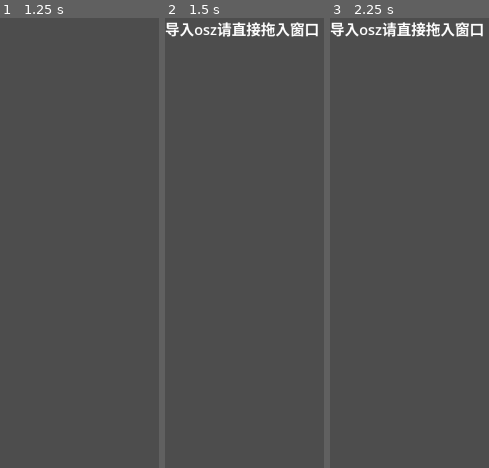
Above: before the commit, frames 1-3 (left to right).
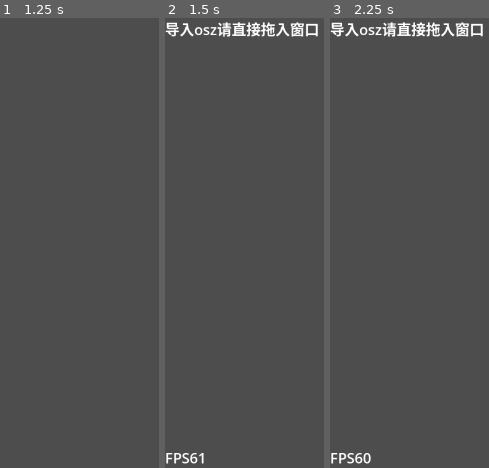
Above: after the commit, the same moments.

Repository: bai-caiye/godot-osu-mania
Game: Godot game, scene res://scenes/UI/test_menu.tscn
Same seed, same stepped clock (60 frames per second), same inputs: the game is played once before the commit and once after it. This scene is started directly instead of the project's main scene.
Inputs:
- Up to frame 1 (1.25 s): tap Enter at 0.5, 0.6 s
- Up to frame 2 (1.5 s): tap Space at 1.25 s; tap Enter at 1.35 s
- Up to frame 3 (2.25 s): tap Enter at 2, 2.1 s

Frame 1 is identical in both runs. In frame 2, 0.3% of the frame differs, in the area x 0-25%, y 96-100%; in frame 3, 0.4%, in the area x 0-26%, y 96-100%.

Commit message:
优化处理速度和音符移动

Diff:
--- a/project.godot
+++ b/project.godot
@@ -14,6 +14,7 @@
 config/tags=PackedStringArray("rhythm")
 run/main_scene="uid://c8pwgnjv1j53r"
 config/features=PackedStringArray("4.6", "Mobile")
+run/max_fps=120
 boot_splash/bg_color=Color(0, 0, 0, 1)
 boot_splash/show_image=false
 boot_splash/stretch_mode=0
@@ -23,6 +24,7 @@
 [audio]
 
 buses/default_bus_layout="uid://bh7rw85vwjy0g"
+driver/output_latency=10
 
 [autoload]
 
@@ -44,6 +46,7 @@
 window/size/window_width_override=1152
 window/size/window_height_override=648
 window/stretch/mode="viewport"
+window/vsync/vsync_mode=0
 
 [input_devices]
 
@@ -53,6 +56,7 @@
 [physics]
 
 2d/run_on_separate_thread=true
+common/enable_object_picking=false
 
 [rendering]
 
--- a/scenes/UI/test_menu.gd
+++ b/scenes/UI/test_menu.gd
@@ -1,5 +1,6 @@
 extends Control
 
+@export var fps: Label
 @export var v_box: VBoxContainer
 const BUTTON := preload("res://scenes/UI/texture_button.tscn")
 
@@ -13,6 +14,10 @@
 	visible = false
 	update_song_list()
 	SongLoader.osz_loaded.connect(update_song_list)   # 新增：监听外部更新信号
+
+func _physics_process(_delta: float) -> void:
+	fps.text = "FPS%s" % [int(Engine.get_frames_per_second())]
+
 
 func update_song_list() -> void:
 	var current_paths: Dictionary = {}   # 本次扫描到的路径集合
--- a/scenes/UI/test_menu.tscn
+++ b/scenes/UI/test_menu.tscn
@@ -2,7 +2,7 @@
 
 [ext_resource type="Script" uid="uid://b7rakq1sjx0r4" path="res://scenes/UI/test_menu.gd" id="1_3eeys"]
 
-[node name="TestMenu" type="Control" unique_id=179995671 node_paths=PackedStringArray("v_box")]
+[node name="TestMenu" type="Control" unique_id=179995671 node_paths=PackedStringArray("fps", "v_box")]
 process_mode = 3
 z_index = 10
 layout_mode = 3
@@ -13,6 +13,7 @@
 grow_vertical = 2
 mouse_filter = 1
 script = ExtResource("1_3eeys")
+fps = NodePath("FPS")
 v_box = NodePath("ScrollContainer/VBoxContainer")
 
 [node name="Label" type="Label" parent="." unique_id=164987225]
@@ -21,6 +22,18 @@
 offset_bottom = 23.0
 theme_override_font_sizes/font_size = 35
 text = "导入osz请直接拖入窗口"
+metadata/_edit_lock_ = true
+
+[node name="FPS" type="Label" parent="." unique_id=264010737]
+layout_mode = 1
+anchors_preset = 2
+anchor_top = 1.0
+anchor_bottom = 1.0
+offset_top = -49.0
+offset_right = 370.0
+grow_vertical = 0
+theme_override_font_sizes/font_size = 35
+text = "FPS "
 metadata/_edit_lock_ = true
 
 [node name="ScrollContainer" type="ScrollContainer" parent="." unique_id=210816188]
--- a/scenes/game/controller.gd
+++ b/scenes/game/controller.gd
@@ -3,7 +3,7 @@
 @export_group("Option")
 @export_global_file("*.osu") var chart_path: String
 @export var speed: float = 1500.0  ## 整体速度
-@export var offset: float = 0.0    ## 整体偏移
+@export var global_offset: float = 0.0    ## 整体偏移
 
 @export_group("Node")
 @export var bg: TextureRect  ## 背景图片
@@ -55,25 +55,27 @@
 func _ready() -> void:
 	set_physics_process(false)
 	set_process_input(false)
-	set_process(false)
+	pause = true
 	line_y = tracks.line_Y
 
 	if chart_path.is_empty(): return
 	load_beatmap(chart_path)
-	music_time = 0.0
+	start()
+
+func start() -> void:
+	music_time = 0.0 - lead_in_timer.wait_time
 	lead_in_timer.start()
-
-	set_process(true)
+	pause = false
+
 	await lead_in_timer.timeout
 	music.play()
-
+	music_time = music.get_playback_position() + AudioServer.get_time_since_last_mix() - AudioServer.get_output_latency()
 
 ## 重开
 func restart(_chart_path :String) -> void:
-	set_process(false)
+	pause = true
 	if music.stream: music.stop()
 
-	music_time = 0.0
 	notes_data_index = 0
 	current_timing_index = -1
 	#回收全部note
@@ -84,68 +86,41 @@
 	if chart_path != _chart_path:
 		if load_beatmap(_chart_path) != OK: printerr("重开失败"); return
 		chart_path = _chart_path
-
-	pause = false
-	music_time = 0.0
-	lead_in_timer.start()
-
-	await lead_in_timer.timeout
-	music.play()
-
-
-func load_beatmap(_chart_path :String) -> Error:
-	var beatmap := SongLoader.load_beatmap(_chart_path)
-	if beatmap.chart.is_empty(): printerr("谱面读取错误"); return ERR_UNAVAILABLE
-
-	var beatmap_temp_data = SongLoader.load_beatmap_data(beatmap.chart)
-	if beatmap_temp_data.is_empty(): printerr("谱面信息读取错误"); return ERR_UNAVAILABLE
-
-	bg.texture = beatmap.image
-	music.stream = beatmap.music
-	chart = beatmap.chart
-	beatmap_data = beatmap_temp_data.duplicate(true)
-	beatmap_temp_data = null
-
-	key_quantity = beatmap_data[&"CircleSize"]
-	tracks.key_quantity = key_quantity
-	var pos :Vector2 = Vector2(tracks.position.x - tracks.track_H * key_quantity / 2, 0.0)
-	tap_pool.global_position = pos
-	hold_pool.global_position = pos
-	progress_bar.length = music.stream.get_length()
-
-	load_timing_points(chart)
-	load_notes_data(chart)
-	note_quantity = notes_data.size()
-	precalculate_lead_times()
-	return OK
+	start()
+
 
 ## 主要循环
 func _process(delta: float) -> void:
-	if music.playing: music_time += delta
-	## 如果偏差过大就修正
-	var music_pos :float= music.get_playback_position()
-	if music_pos - 0.026 >= music_time:
-		music_time = music_pos
+	music_time += delta
+	var music_dt :float = music.get_playback_position() + AudioServer.get_time_since_last_mix() - music_time
+	if music.playing and abs(music_dt) >= 0.015:
+		music_time += music_dt
+
+	#if not music.playing:  B方案
+		#music_time += delta
+	#else:
+		#var raw_time := music.get_playback_position() + AudioServer.get_time_since_last_mix() - AudioServer.get_output_latency()
+		#music_time += (raw_time - music_time) * 0.3
 	slider_velocity = get_slider_velocity()
 
-	spawn_notes()
-	update_active_notes()
+	spawn_notes(music_time)
+	update_active_notes(music_time)
 	recycle_expired_notes()
 
 
 ## 生成note
-func spawn_notes() -> void:
+func spawn_notes(time :float) -> void:
 	while notes_data_index < notes_data.size():
 		var note_data: Dictionary = notes_data[notes_data_index]
 
-		if note_data[&"time"] - music_time > note_data[&"lead_time"]: break
+		if note_data[&"time"] - time > note_data[&"lead_time"]: break
 
 		var note_node: Node2D = acquire_note(note_data[&"type"])
 		note_node.time = note_data[&"time"]
 		note_node.track = note_data[&"track_index"]
 		note_node.scale.x = tracks.track_H / 100.0
 		note_node.position.x = (note_node.track + 0.5) * tracks.track_H
-		note_node.global_position.y = line_y - calculate_distance(music_time, note_node.time)
+		note_node.global_position.y = line_y - calculate_distance(time, note_node.time)
 
 		if note_node.type == &"hold":
 			note_node.end_time = note_data[&"end_time"]
@@ -163,14 +138,14 @@
 
 
 ## 更新note位置
-func update_active_notes() -> void:
+func update_active_notes(time :float) -> void:
 	for note_info in active_notes:
 		var note_node: Node2D = note_info[&"node"]
 		var note_data: Dictionary = note_info[&"data"]
-		note_node.global_position.y = line_y - calculate_distance(music_time, note_data[&"time"])
+		note_node.global_position.y = line_y - calculate_distance(time, note_data[&"time"])
 
 		if note_node.type == &"hold":
-			note_node.end.global_position.y = line_y - calculate_distance(music_time, note_data[&"end_time"])
+			note_node.end.global_position.y = line_y - calculate_distance(time, note_data[&"end_time"])
 			note_node.body.scale.y = (note_node.global_position.y - note_node.end.global_position.y) / 100.0
 
 
@@ -255,42 +230,32 @@
 	return timing_points[current_timing_index][1]
 
 
-## 回收对象
-func recycle_expired_notes() -> void:
-	for i in range(active_notes.size() - 1, -1, -1):
-		var note_data: Dictionary = active_notes[i][&"data"]
-		var expired: bool = false
-
-		match note_data[&"type"]:
-			&"tap": expired = note_data[&"time"] < music_time
-			&"hold": expired = note_data[&"end_time"] < music_time
-
-		if expired:
-			recycle_note(active_notes[i][&"node"])
-			active_notes.remove_at(i)
-
-
-## 加载音符数据
-func load_notes_data(_chart: PackedStringArray) -> void:
-	notes_data.clear()
-	var index: int = _chart.find("[HitObjects]") + 1
-	while index < _chart.size() - 1:
-		var line: String = _chart[index]
-		if line.is_empty():
-			index += 1
-			continue
-
-		var note_data :Dictionary = {
-			&"type": conversion_type(line.get_slice(",", 3)),
-			&"time": c_time(line.get_slice(",", 2)) + offset,
-			&"end_time": c_time(line.get_slice(",", 5).get_slice(":", 0)) + offset,
-			&"track_index": conversion_track(line.get_slice(",", 0)),
-			&"lead_time": 0.0
-		}
-		if note_data[&"end_time"] <= 0.0:
-			note_data[&"end_time"] = 0.0
-		notes_data.append(note_data)
-		index += 1
+## 加载谱面
+func load_beatmap(_chart_path :String) -> Error:
+	var beatmap := SongLoader.load_beatmap(_chart_path)
+	if beatmap.chart.is_empty(): printerr("谱面读取错误"); return ERR_UNAVAILABLE
+
+	var beatmap_temp_data = SongLoader.load_beatmap_data(beatmap.chart)
+	if beatmap_temp_data.is_empty(): printerr("谱面信息读取错误"); return ERR_UNAVAILABLE
+
+	bg.texture = beatmap.image
+	music.stream = beatmap.music
+	chart = beatmap.chart
+	beatmap_data = beatmap_temp_data.duplicate(true)
+	beatmap_temp_data = null
+
+	key_quantity = beatmap_data[&"CircleSize"]
+	tracks.key_quantity = key_quantity
+	var pos :Vector2 = Vector2(tracks.position.x - tracks.track_H * key_quantity / 2, 0.0)
+	tap_pool.global_position = pos
+	hold_pool.global_position = pos
+	progress_bar.length = music.stream.get_length()
+
+	load_timing_points(chart)
+	load_notes_data(chart)
+	note_quantity = notes_data.size()
+	precalculate_lead_times()
+	return OK
 
 
 ## 加载timing_points
@@ -306,17 +271,54 @@
 		index += 1
 
 
+## 加载音符数据
+func load_notes_data(_chart: PackedStringArray) -> void:
+	notes_data.clear()
+	var index: int = _chart.find("[HitObjects]") + 1
+	while index < _chart.size() - 1:
+		var line: String = _chart[index]
+		if line.is_empty():
+			index += 1
+			continue
+
+		var note_data :Dictionary = {
+			&"type": conversion_type(line.get_slice(",", 3)),
+			&"time": c_time(line.get_slice(",", 2)) + global_offset,
+			&"end_time": c_time(line.get_slice(",", 5).get_slice(":", 0)) + global_offset,
+			&"track_index": conversion_track(line.get_slice(",", 0)),
+			&"lead_time": 0.0
+		}
+		if note_data[&"end_time"] <= 0.0:
+			note_data[&"end_time"] = 0.0
+		notes_data.append(note_data)
+		index += 1
+
+## 取出note
 func acquire_note(type :StringName) -> Node2D:
 	match type:
 		&"tap": return tap_pool.acquire_object()
 		&"hold": return hold_pool.acquire_object()
 	return null
 
-
+## 放回note
 func recycle_note(note :Node2D) -> void:
 	match note.type:
 		&"tap": tap_pool.recycle_object(note)
 		&"hold": hold_pool.recycle_object(note)
+
+## 回收对象
+func recycle_expired_notes() -> void:
+	for i in range(active_notes.size() - 1, -1, -1):
+		var note_data: Dictionary = active_notes[i][&"data"]
+		var expired: bool = false
+
+		match note_data[&"type"]:
+			&"tap": expired = note_data[&"time"] < music_time
+			&"hold": expired = note_data[&"end_time"] < music_time
+
+		if expired:
+			recycle_note(active_notes[i][&"node"])
+			active_notes.remove_at(i)
 
 
 func conversion_type(x) -> StringName:
